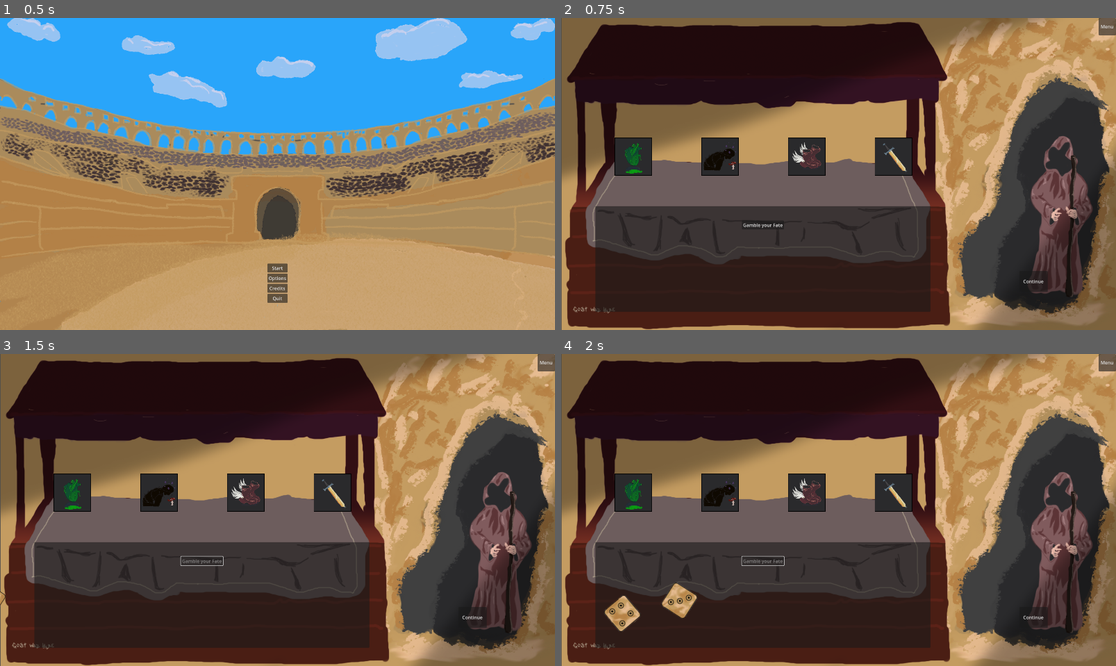
Above: before the commit, frames 1-4 (two rows, left to right).
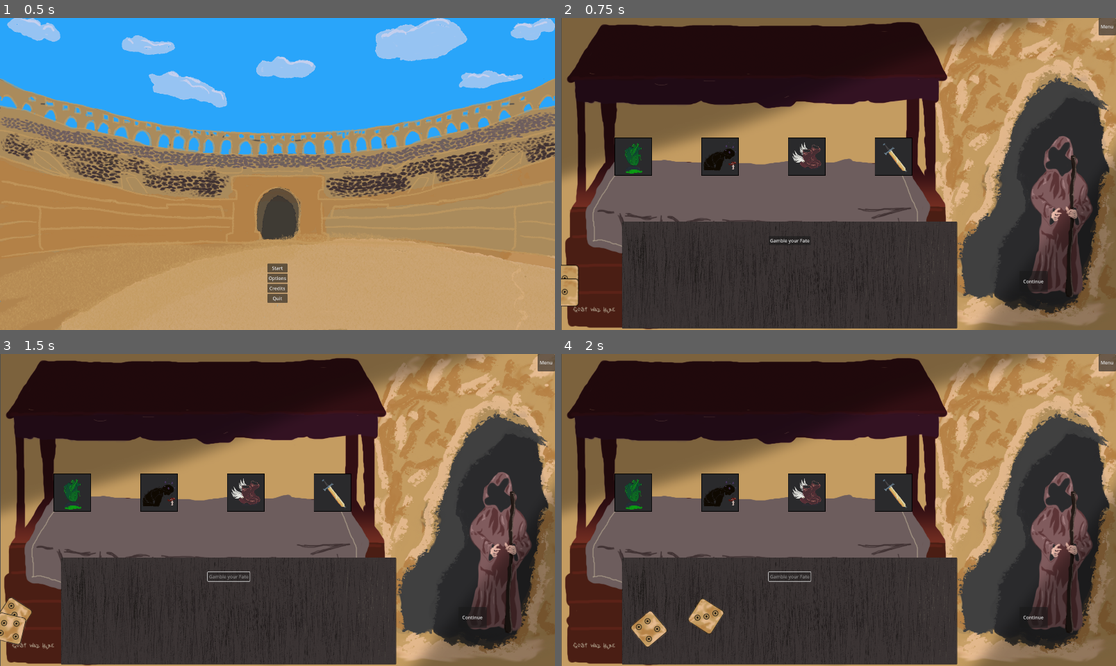
Above: after the commit, the same moments.

Repository: sentientfish/brackygamejam20251
Game: Godot game, scene res://ui/main_menu.tscn
Two runs of this game, one before a commit and one after it. Both use one fixed random seed, a clock stepped at 60 frames per second and the inputs below. Sound files missing from this copy of the repository are replaced by a short silence.
Inputs:
- Up to frame 1 (0.5 s): no input
- Up to frame 2 (0.75 s): click "Start" at 0.5 s
- Up to frame 3 (1.5 s): click "Gamble your Fate" at 1.25 s
- Up to frame 4 (2 s): no input

Frame 1 is identical in both runs. In frame 2, 15% of the frame differs, in the area x 0-72%, y 60-100%; in frame 3, 15%; in frame 4, 15%, in the area x 6-72%, y 60-100%.

Commit message:
add minigame texture

Diff:
--- a/scenes/item.tscn
+++ /dev/null
@@ -1,19 +0,0 @@
-[gd_scene load_steps=3 format=3 uid="uid://bxb0hd47e6fu8"]
-
-[ext_resource type="Texture2D" uid="uid://da6x83g3ehxif" path="res://assets/sprites/sentient_mcnugget.png" id="1_muwge"]
-
-[sub_resource type="RectangleShape2D" id="RectangleShape2D_1jp6x"]
-size = Vector2(250, 250)
-
-[node name="Item" type="Node2D"]
-
-[node name="ItemSprite" type="Sprite2D" parent="."]
-position = Vector2(0, -0.5)
-scale = Vector2(1, 0.997619)
-texture = ExtResource("1_muwge")
-
-[node name="ItemArea" type="Area2D" parent="."]
-
-[node name="ItemCollision" type="CollisionShape2D" parent="ItemArea"]
-position = Vector2(16, 2)
-shape = SubResource("RectangleShape2D_1jp6x")
--- a/scenes/mysterious_npc.tscn
+++ /dev/null
@@ -1,17 +0,0 @@
-[gd_scene load_steps=3 format=3 uid="uid://cjs7ipahm117s"]
-
-[ext_resource type="Texture2D" uid="uid://rmsp7lu7llc5" path="res://assets/MysteriousNPC.jpg" id="1_y1qim"]
-
-[sub_resource type="RectangleShape2D" id="RectangleShape2D_g7ao1"]
-size = Vector2(498, 451)
-
-[node name="MysteriousNPC" type="Node2D"]
-
-[node name="MysteriousNPCSprite" type="Sprite2D" parent="."]
-texture = ExtResource("1_y1qim")
-
-[node name="MysteriousNPCArea" type="Area2D" parent="."]
-
-[node name="MysteriousNPCCollision" type="CollisionShape2D" parent="MysteriousNPCArea"]
-position = Vector2(0, -0.5)
-shape = SubResource("RectangleShape2D_g7ao1")
--- a/scenes/rest_area.tscn
+++ b/scenes/rest_area.tscn
@@ -21,9 +21,6 @@
 offset_right = 1684.0
 offset_bottom = 948.0
 text = "Continue"
-
-[node name="VendorMinigame" parent="." instance=ExtResource("5_l703v")]
-position = Vector2(119, 651)
 
 [node name="Item1" type="Sprite2D" parent="."]
 position = Vector2(250, 480)
@@ -59,5 +56,8 @@
 stream = ExtResource("5_2hqym")
 bus = &"SFX"
 
+[node name="VendorMinigame" parent="." instance=ExtResource("5_l703v")]
+position = Vector2(211, 705)
+
 [connection signal="pressed" from="ContinueButton" to="." method="_on_continue_button_pressed"]
 [connection signal="timeout" from="RolledItemTimer" to="." method="_on_rolled_item_timer_timeout"]
--- a/scenes/vendor_minigame.tscn
+++ b/scenes/vendor_minigame.tscn
@@ -1,48 +1,56 @@
-[gd_scene load_steps=4 format=3 uid="uid://bau575m3jy3jt"]
+[gd_scene load_steps=5 format=3 uid="uid://bau575m3jy3jt"]
 
 [ext_resource type="Script" path="res://scripts/vendor_minigame.gd" id="1_ebt4i"]
 [ext_resource type="Texture2D" uid="uid://by38ebvcx2f8a" path="res://assets/sprites/die_1.png" id="1_rm8qw"]
 [ext_resource type="AudioStream" uid="uid://cp6uko2o3bksh" path="res://assets/sounds/dice-142528.mp3" id="3_dmdgc"]
+[ext_resource type="Texture2D" uid="uid://d1f8mqnehros6" path="res://assets/dice_minigame.png" id="4_x3vrb"]
 
 [node name="VendorMinigame" type="Node2D"]
 script = ExtResource("1_ebt4i")
 
-[node name="Panel" type="Panel" parent="."]
-offset_right = 1159.0
-offset_bottom = 366.0
+[node name="VendorMinigameTexture" type="TextureRect" parent="."]
+offset_right = 1158.0
+offset_bottom = 369.0
+texture = ExtResource("4_x3vrb")
+expand_mode = 1
 
-[node name="DiceRollButton" type="Button" parent="Panel"]
+[node name="Panel" type="Panel" parent="VendorMinigameTexture"]
+offset_right = 1160.0
+offset_bottom = 370.0
+mouse_filter = 2
+
+[node name="DiceRollButton" type="Button" parent="VendorMinigameTexture"]
 layout_mode = 1
 anchors_preset = 5
 anchor_left = 0.5
 anchor_right = 0.5
-offset_left = -72.5
+offset_left = -71.5
 offset_top = 50.0
-offset_right = 72.5
+offset_right = 73.5
 offset_bottom = 81.0
 grow_horizontal = 2
 text = "Gamble your Fate"
 
-[node name="Dice1" type="Sprite2D" parent="Panel"]
+[node name="Dice1" type="Sprite2D" parent="VendorMinigameTexture"]
 position = Vector2(399, 200)
 scale = Vector2(2, 2)
 texture = ExtResource("1_rm8qw")
 metadata/value = 1
 
-[node name="Dice2" type="Sprite2D" parent="Panel"]
+[node name="Dice2" type="Sprite2D" parent="VendorMinigameTexture"]
 position = Vector2(718, 247)
 scale = Vector2(2, 2)
 texture = ExtResource("1_rm8qw")
 metadata/value = 1
 
-[node name="DiceRollExhaustedLabel" type="Label" parent="Panel"]
+[node name="DiceRollExhaustedLabel" type="Label" parent="VendorMinigameTexture"]
 layout_mode = 1
 anchors_preset = 5
 anchor_left = 0.5
 anchor_right = 0.5
-offset_left = -128.5
+offset_left = -127.5
 offset_top = 20.0
-offset_right = 128.5
+offset_right = 129.5
 offset_bottom = 66.0
 grow_horizontal = 2
 text = "You have exhausted your destiny"
@@ -51,4 +59,4 @@
 stream = ExtResource("3_dmdgc")
 bus = &"SFX"
 
-[connection signal="pressed" from="Panel/DiceRollButton" to="." method="_on_dice_roll_button_pressed"]
+[connection signal="pressed" from="VendorMinigameTexture/DiceRollButton" to="." method="_on_dice_roll_button_pressed"]
--- a/scripts/vendor_minigame.gd
+++ b/scripts/vendor_minigame.gd
@@ -22,13 +22,13 @@
 
 # Called when the node enters the scene tree for the first time.
 func _ready() -> void:
-	dice_1 = get_node("Panel/Dice1")
-	dice_2 = get_node("Panel/Dice2")
+	dice_1 = get_node("VendorMinigameTexture/Dice1")
+	dice_2 = get_node("VendorMinigameTexture/Dice2")
 	dice_roll_sfx_player = get_node("DiceRollSFXPlayer")
-	dice_roll_button = get_node("Panel/DiceRollButton")
+	dice_roll_button = get_node("VendorMinigameTexture/DiceRollButton")
 	dice_1.position.x = -200
 	dice_2.position.x = -200
-	dice_roll_exhausted_label = get_node("Panel/DiceRollExhaustedLabel")
+	dice_roll_exhausted_label = get_node("VendorMinigameTexture/DiceRollExhaustedLabel")
 	dice_roll_exhausted_label.hide()
 
 # Called every frame. 'delta' is the elapsed time since the previous frame.
